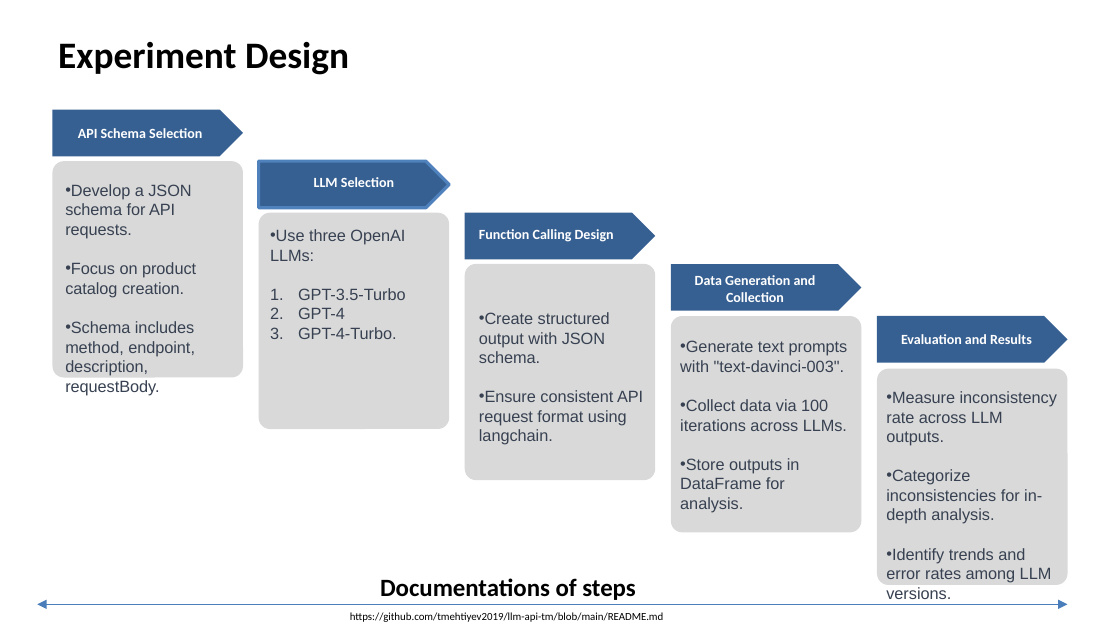
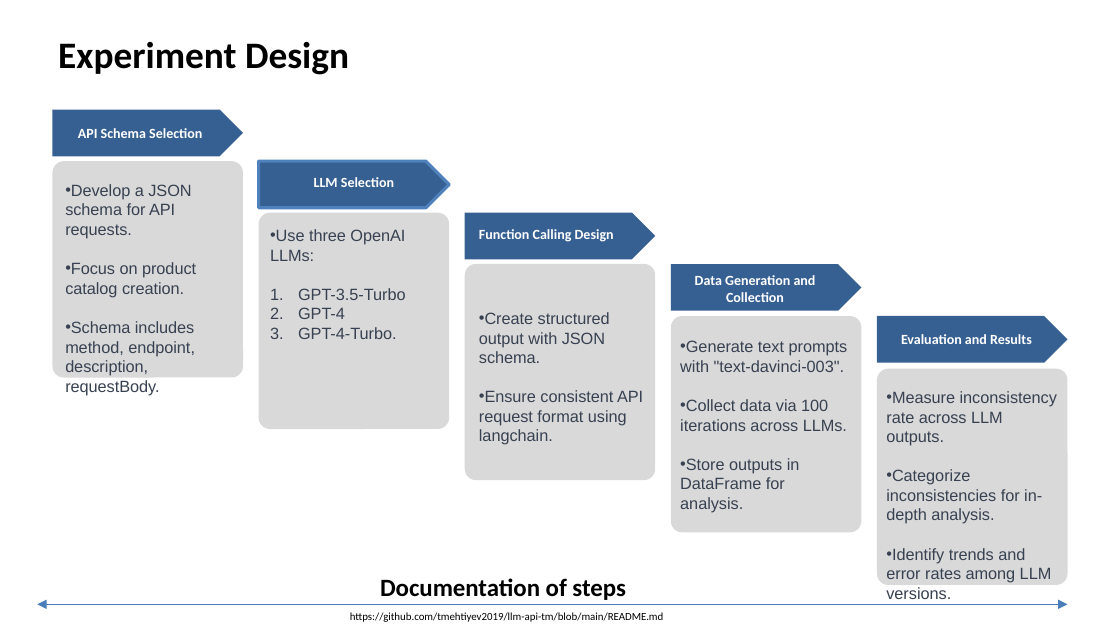
Before and after one commit to tmehtiyev2019/llm-api-tm, a slide deck: slide 8 of Project Presentation-Tural Mehtiyev.pptx (slide 10 before the commit). Drawn at 1120x630 pixels with LibreOffice and Linux fonts; fonts in the diff are those of the drawing; background and template pictures are left out. Boxes give left, top, right and bottom in pixels: in the first picture for what was removed or moved away, otherwise in the second. Text is boxed around its words. In the diff, an @@ line names an element or a change of style, - is before the commit and + after.

```diff
--- a/Project Presentation-Tural Mehtiyev.pptx
+++ b/Project Presentation-Tural Mehtiyev.pptx
@@ text at box(380, 578, 626, 600): text changed @@
-Documentations of steps
+Documentation of steps
```
Also in this commit, not shown: 2 other slides changed, 2 slides removed.
